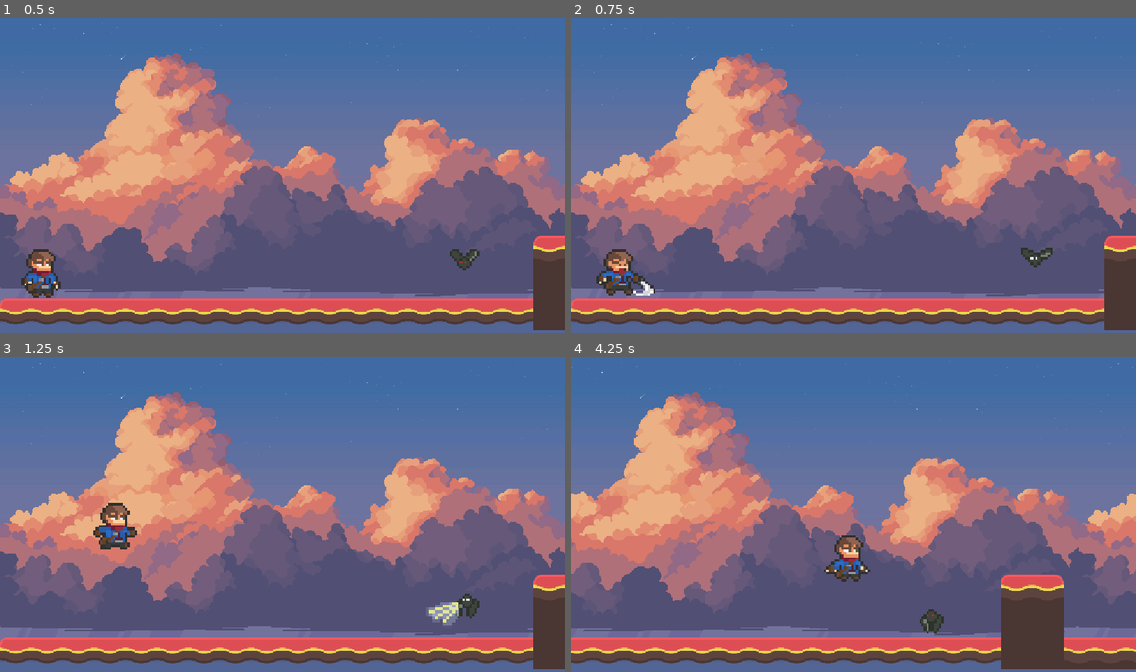
Above: before the commit, frames 1-4 (two rows, left to right).
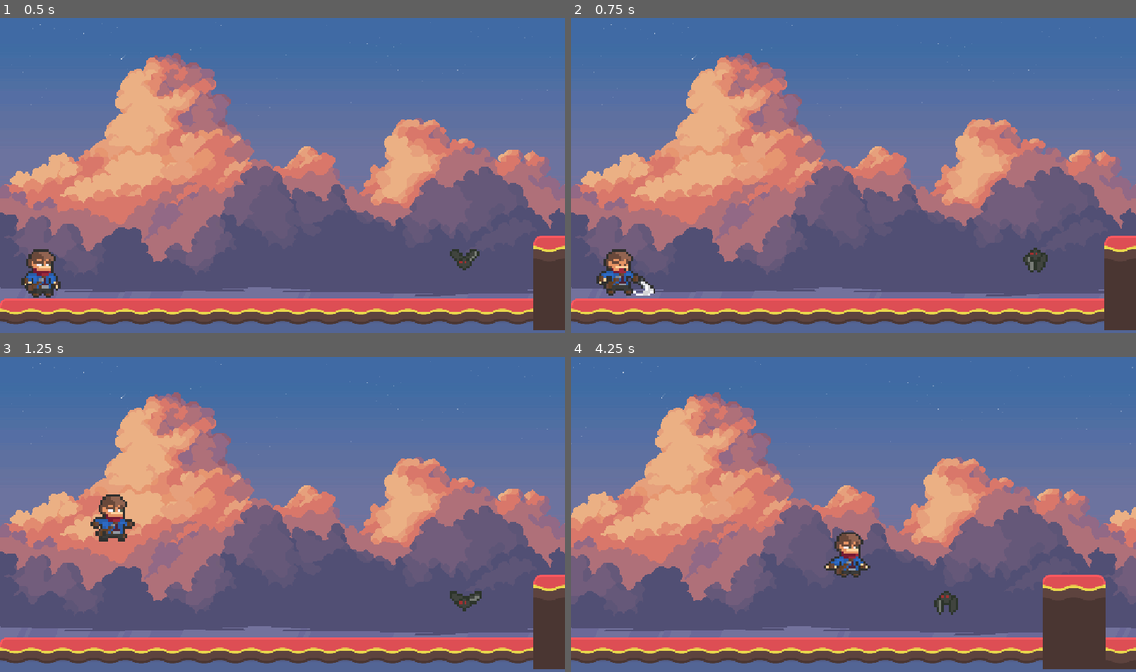
Above: after the commit, the same moments.

Repository: james-kessler/godot-first-platformer
Game: Godot game, scene res://Levels/Level1/level_1.tscn
Same seed, same stepped clock (60 frames per second), same inputs: the game is played once before the commit and once after it.
Inputs:
- Up to frame 1 (0.5 s): no input
- Up to frame 2 (0.75 s): hold Right (ui_right) from 0.53 s (still down); tap E (attack) at 0.6 s
- Up to frame 3 (1.25 s): keep holding Right (ui_right); tap Space (jump) at 0.77, 0.8, 1.07 s
- Up to frame 4 (4.25 s): tap Space (jump) at 1.35, 1.52, 1.82, 2.3, 3.02, 3.32, 3.6, 3.77, 4.07 s; tap E (attack) at 1.55, 2.1, 2.85 s; release Right (ui_right) at 2.03 s; hold Left (ui_left) 2.03-2.78 s; hold Right (ui_right) from 2.78 s (still down)

Frame 1 is identical in both runs. In frame 2, 0.2% of the frame differs, in the area x 79-86%, y 72-81%; in frame 3, 1.4%; in frame 4, 25%, in the area x 0-100%, y 2-100%.

Commit message:
add queue for state change, and fix bat flight after state machine refactor

Diff:
--- a/Common/State/FlyingState.gd
+++ b/Common/State/FlyingState.gd
@@ -1,13 +1,6 @@
 @abstract
 class_name FlyingState
 extends State
-
-# Universal input handling
-func handle_input():
-	super.handle_input()
-	if Input.is_action_just_pressed("attack"):
-		state_machine.change_state("AttackState")
-		return
 
 # Universal physics handling
 func physics_update(delta) -> void:
--- a/Common/State/StateMachine.gd
+++ b/Common/State/StateMachine.gd
@@ -5,6 +5,9 @@
 var states = {}
 var owner_ref
 var running = false
+
+# Queued state to switch to at the end of physics_update
+var next_state_name: String = ""
 
 func init(owner: CharacterBody2D):
 	running = true
@@ -15,24 +18,54 @@
 		child.state_machine = self
 		child.owner_ref = owner_ref
 
-	change_state("IdleState")
+	change_state_immediate("IdleState")
 
 func change_state(new_name: String):
+	# Queue a state change to happen later
+	if !running:
+		return
+	next_state_name = new_name
+
+func _apply_queued_state_change():
+	if next_state_name == "":
+		return
+
+	if current_state:
+		current_state.exit()
+
+	var new_state = states.get(next_state_name)
+	if new_state:
+		print("New State: ", new_state)
+		current_state = new_state
+		current_state.enter()
+	else:
+		push_warning("Unknown state: " + next_state_name)
+
+	next_state_name = ""
+
+func physics_update(delta):
+	if !running:
+		return
+
+	if current_state:
+		current_state.handle_input()
+		current_state.physics_update(delta)
+
+	# Apply any queued state change after this frame’s logic
+	_apply_queued_state_change()
+
+func change_state_immediate(new_name: String):
+	# Helper for initialization or forced transitions
 	if !running:
 		return
 
 	if current_state:
 		current_state.exit()
+
 	current_state = states.get(new_name)
-	if (current_state):
+	if current_state:
 		print("New State: ", current_state)
 		current_state.enter()
 
-func physics_update(delta):
-	if current_state:
-		current_state.handle_input()
-	if current_state:
-		current_state.physics_update(delta)
-
 func stop():
 	running = false
--- a/Entities/Bat/chase_state.gd
+++ b/Entities/Bat/chase_state.gd
@@ -11,7 +11,8 @@
 
 	if chase_area.is_chasing():
 		var direction = owner_ref.position.direction_to(chase_area.chased_entity.position)
-		owner_ref.velocity = direction * owner_ref.speed
+
+		owner_ref.velocity.x = move_toward(owner_ref.velocity.x, owner_ref.speed * direction.x, owner_ref.acceleration)
 		if direction.x != 0:
 			sprite_2d.flip_h = owner.velocity.x < 0
 	else:
--- a/Entities/Bat/cooldown_state.gd
+++ b/Entities/Bat/cooldown_state.gd
@@ -7,6 +7,8 @@
 	attack_cooldown_timer.start()
 
 func physics_update(delta: float) -> void:
+	super.physics_update(delta)
+
 	if attack_cooldown_timer.time_left > 0:
 		return
 
